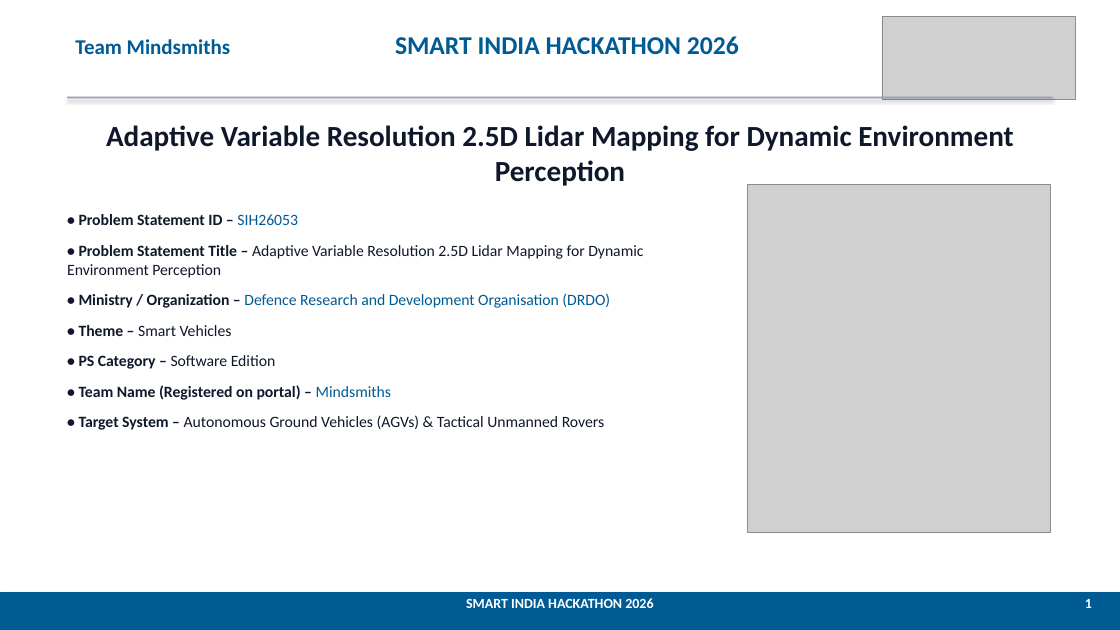
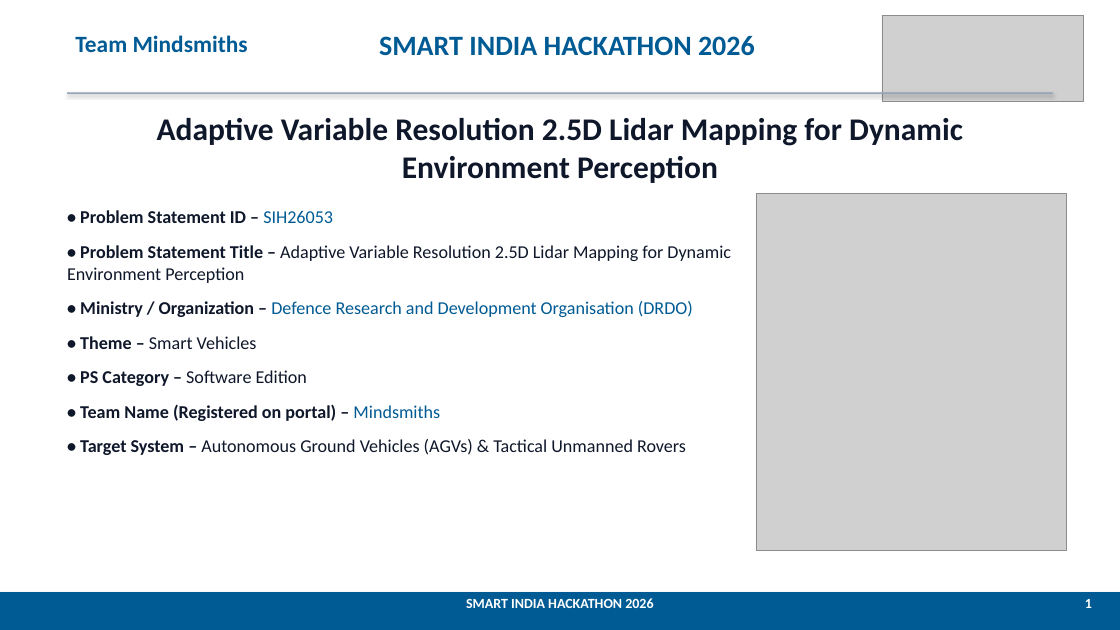
Before and after one commit to MANAV0060/SIH-PROJECT, a slide deck: slide 1 of SIH26053_LiDAR_Mapping_Master_Submission.pptx. Drawn at 1120x630 pixels with LibreOffice and Linux fonts; fonts in the diff are those of the drawing; grey boxes stand for pictures. Boxes give left, top, right and bottom in pixels: in the first picture for what was removed or moved away, otherwise in the second. Text is boxed around its words. In the diff, an @@ line names an element or a change of style, - is before the commit and + after.

Commit message:
Increase typography font sizes across all slides for enhanced clarity and readability

```diff
--- a/SIH26053_LiDAR_Mapping_Master_Submission.pptx
+++ b/SIH26053_LiDAR_Mapping_Master_Submission.pptx
@@ text "Team Mindsmiths" at [75,35,248,52]: size 18 to 20 pt @@
@@ text "SMART INDIA HACKATHON 2026": place and size @@
-text "SMART INDIA HACKATHON 2026" at [395,36,739,55]
+text "SMART INDIA HACKATHON 2026" at [379,36,755,56]
@@ text "SMART INDIA HACKATHON 2026" at [379,36,755,56]: size 22 to 24 pt @@
@@ picture: place and size @@
-picture at [882,17,1075,100]
+picture at [882,15,1084,102]
@@ text "Adaptive Variable Resolution 2.5D Lidar ...": place and size @@
-text "Adaptive Variable Resolution 2.5D Lidar ..." at [106,125,1013,186]
+text "Adaptive Variable Resolution 2.5D Lidar ..." at [157,118,963,183]
@@ text "Adaptive Variable Resolution 2.5D Lidar ..." at [157,118,963,183]: size 25 to 27 pt @@
@@ rectangle: place and size @@
-rectangle at [67,97,1053,98]
+rectangle at [67,92,1053,94]
@@ text "• Problem Statement ID – ..." at [67,210,731,455]: size 13.5 to 15.5 pt; more space between paragraphs @@
@@ picture: place and size @@
-picture at [748,185,1050,533]
+picture at [756,193,1067,551]
```
Also in this commit, not shown: 5 other slides changed, 7 other files.
